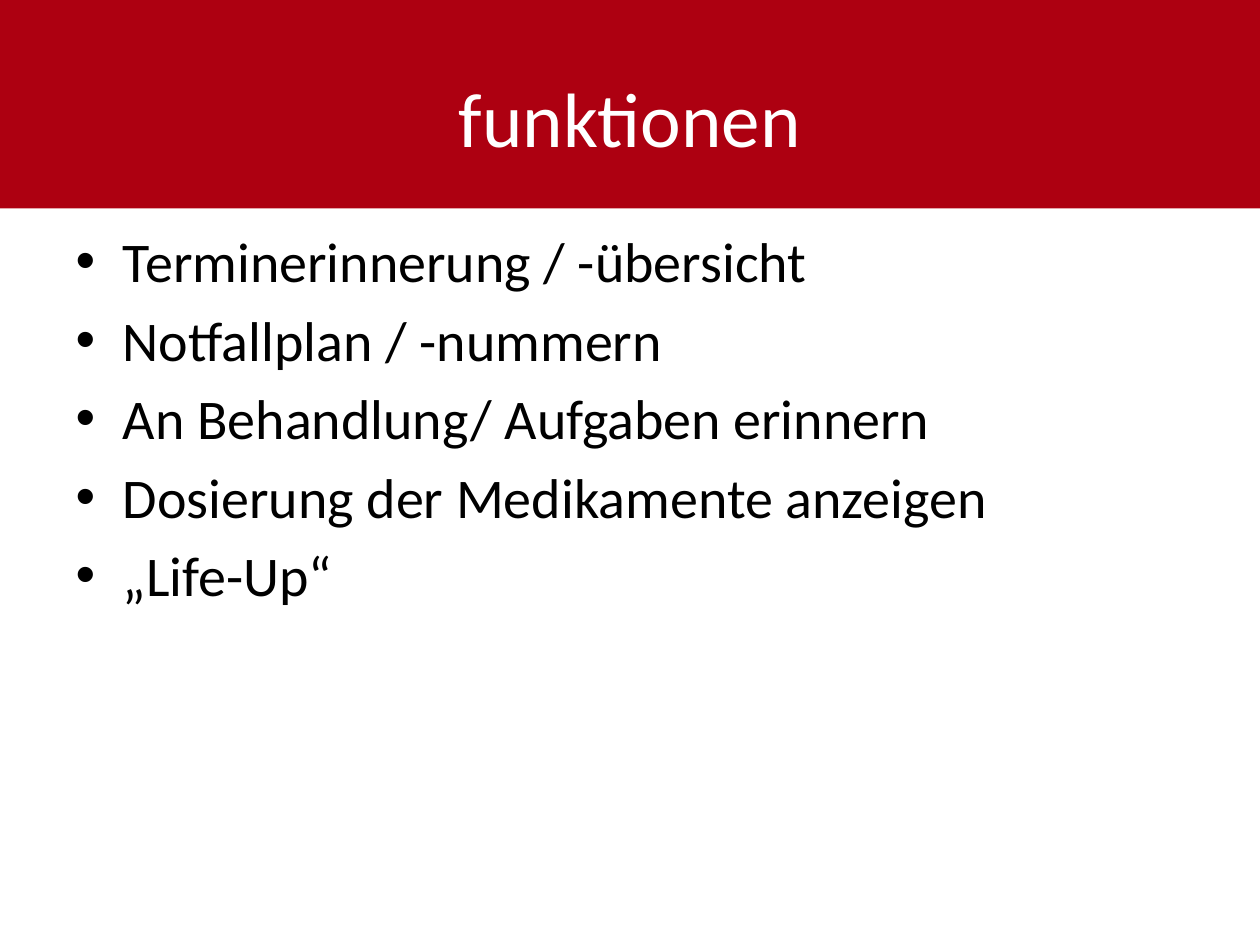
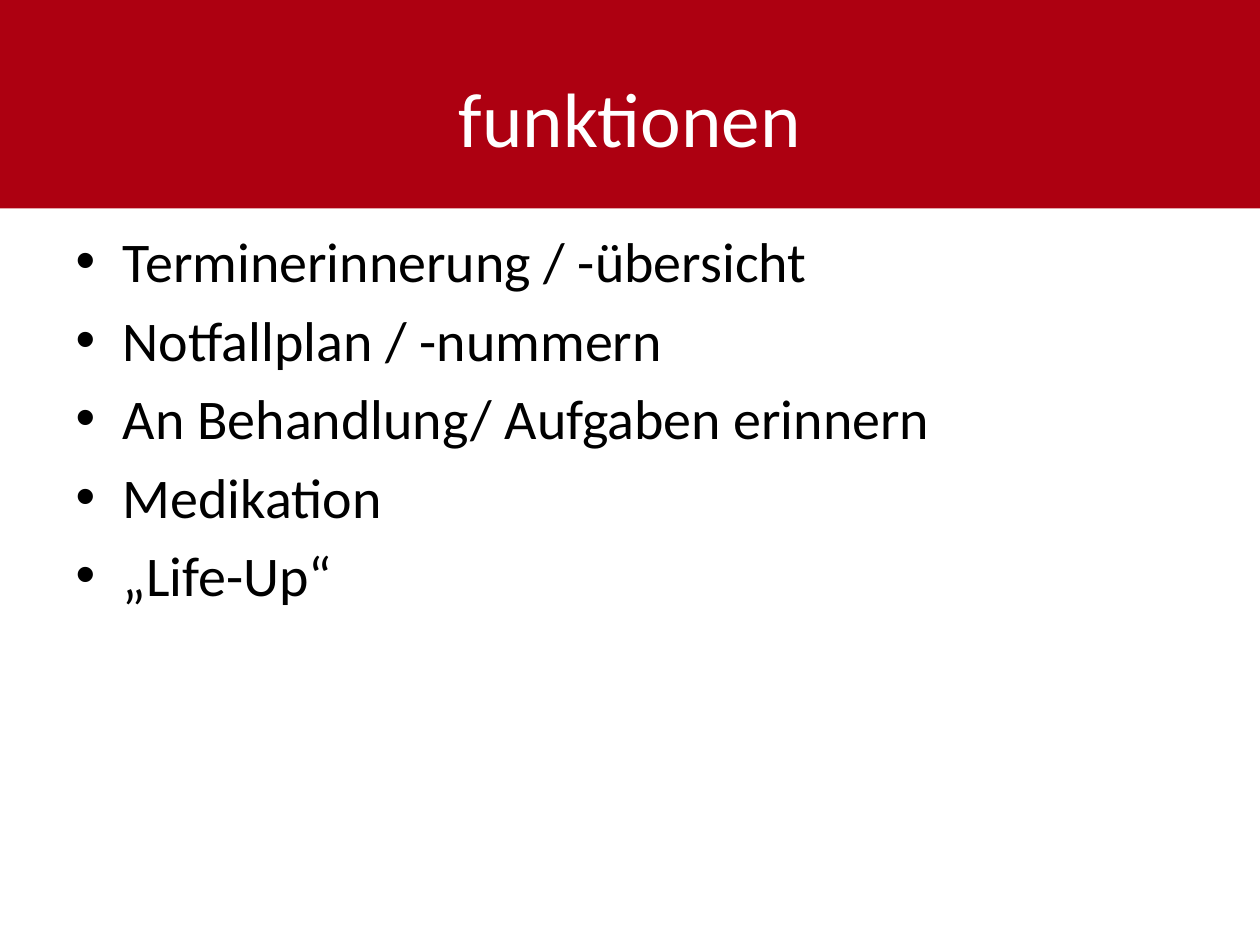
Before and after one commit to shylux/ch.bfh.bti7081.s2015.rot, a slide deck: slide 9 of doc/task03/Design_Thinking_final.pptx (slide 8 before the commit). Drawn at 1260x945 pixels with LibreOffice and Linux fonts; fonts in the diff are those of the drawing. Boxes give left, top, right and bottom in pixels: in the first picture for what was removed or moved away, otherwise in the second. Text is boxed around its words. In the diff, an @@ line names an element or a change of style, - is before the commit and + after.

```diff
--- a/doc/task03/Design_Thinking_final.pptx
+++ b/doc/task03/Design_Thinking_final.pptx
@@ text at bbox=[123, 479, 382, 519]: text changed @@
-• Dosierung der Medikamente anzeigen
+• Medikation
```
Also in this commit, not shown: 3 other slides changed, 2 slides added.
